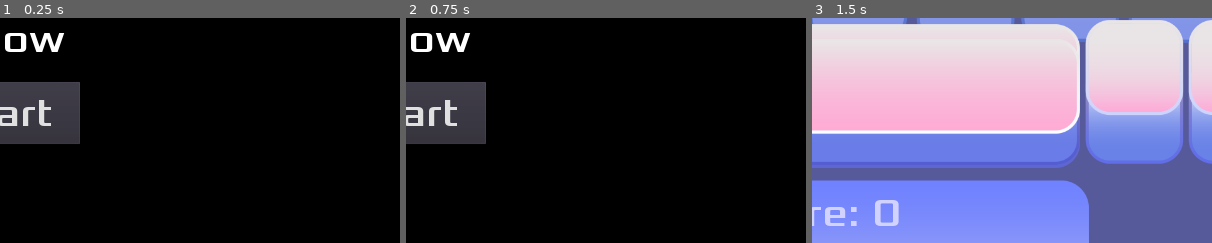
Above: before the commit, frames 1-3 (left to right).
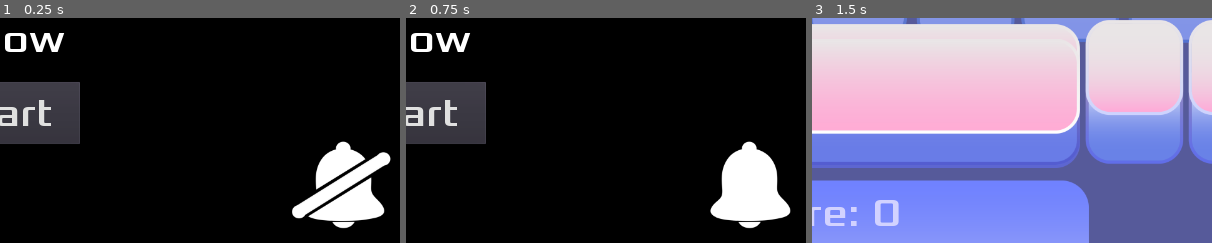
Above: after the commit, the same moments.

Repository: gameraccoon/ludum-dare-54-v2
Game: Godot game, scene res://Main.tscn
Same seed, same stepped clock (60 frames per second), same inputs: the game is played once before the commit and once after it.
Inputs (mouse positions are % of the whole screen's width and height, from its top left):
- Up to frame 1 (0.25 s): no input
- Up to frame 2 (0.75 s): click (93, 87) at 0.52 s
- Up to frame 3 (1.5 s): click "Start" at 1.25 s
The pictures show only the part of the screen within x 50-100%, y 50-100%; the shares and areas given below are measured in that part.

The runs differ from the first frame. In frame 1, 5.1% of the frame differs, in the area x 73-98%, y 54-94%; in frame 2, 4.8%; in frame 3, nothing differs.

Commit message:
Sound on/off button and pause

Diff:
--- a/HUD.gd
+++ b/HUD.gd
@@ -5,6 +5,7 @@
 func _ready():
 	$ColorRect/Animation.visible = Globals.game_is_completed
 	$ColorRect/Base.visible = !Globals.game_is_completed
+	$Paused.visible = false
 
 func show_message(text):
 	$ColorRect/Base/MessageLabel.text = text
@@ -49,17 +50,22 @@
 func _on_Sound_pressed():
 	var master_sound = AudioServer.get_bus_index("Master")
 	if not AudioServer.is_bus_mute(master_sound):
-		$Sound.text = "SOUND: OFF"
+		#$Sound.text = "SOUND: OFF"
+		$Sound/SoundOff.visible = false
+		$Sound/SoundOn.visible = true
 		AudioServer.set_bus_mute(master_sound, true)
 	else:
-		$Sound.text = "SOUND: ON"
+		#$Sound.text = "SOUND: ON"
+		$Sound/SoundOff.visible = true
+		$Sound/SoundOn.visible = false
 		AudioServer.set_bus_mute(master_sound, false)
-#
-#func _input(event):
-#	if event.is_action_released("pause"):
-#		if not get_node(GlobalVar.pathToGameOver).visible:
-#			get_tree().paused = !get_tree().paused
-#			visible = get_tree().paused
+
+func _input(event):
+	if event.is_action_released("pause"):
+		if Globals.game_is_started:
+			get_tree().paused = !get_tree().paused
+			visible = get_tree().paused
+			$Paused.visible = get_tree().paused
 
 
 func _on_PlayAgain_pressed():
--- a/HUD.tscn
+++ b/HUD.tscn
@@ -8,6 +8,8 @@
 [ext_resource path="res://art/buttons/button1.png" type="Texture" id=6]
 [ext_resource path="res://art/buttons/button2.png" type="Texture" id=7]
 [ext_resource path="res://art/buttons/button3.png" type="Texture" id=8]
+[ext_resource path="res://art/buttons/sound_off.png" type="Texture" id=9]
+[ext_resource path="res://art/buttons/sound_on.png" type="Texture" id=10]
 
 [sub_resource type="DynamicFont" id=1]
 size = 64
@@ -47,7 +49,18 @@
 size = 24
 font_data = ExtResource( 2 )
 
+[sub_resource type="StyleBoxEmpty" id=11]
+
+[sub_resource type="StyleBoxEmpty" id=12]
+
+[sub_resource type="StyleBoxEmpty" id=13]
+
+[sub_resource type="DynamicFont" id=10]
+size = 32
+font_data = ExtResource( 2 )
+
 [node name="HUD" type="CanvasLayer"]
+pause_mode = 2
 script = ExtResource( 1 )
 
 [node name="ColorRect" type="Node2D" parent="."]
@@ -88,6 +101,7 @@
 [node name="AnimatedSprite" type="AnimatedSprite" parent="ColorRect/Animation"]
 position = Vector2( 640, 360 )
 frames = SubResource( 6 )
+frame = 1
 speed_scale = 0.5
 playing = true
 
@@ -117,19 +131,43 @@
 align = 1
 
 [node name="Sound" type="Button" parent="."]
-visible = false
 anchor_left = 0.5
 anchor_top = 1.0
 anchor_right = 0.5
 anchor_bottom = 1.0
 margin_left = 455.0
-margin_top = -64.0
+margin_top = -188.0
 margin_right = 634.0
 margin_bottom = -6.0
+focus_mode = 0
 custom_fonts/font = SubResource( 5 )
+custom_styles/hover = SubResource( 11 )
+custom_styles/pressed = SubResource( 12 )
+custom_styles/normal = SubResource( 13 )
 shortcut = SubResource( 4 )
-text = "SOUND: ON"
-icon_align = 1
+
+[node name="SoundOff" type="Sprite" parent="Sound"]
+position = Vector2( 93, 96 )
+texture = ExtResource( 9 )
+
+[node name="SoundOn" type="Sprite" parent="Sound"]
+visible = false
+position = Vector2( 93, 96 )
+texture = ExtResource( 10 )
+
+[node name="Paused" type="ColorRect" parent="."]
+visible = false
+anchor_right = 1.0
+anchor_bottom = 1.0
+color = Color( 1, 0.733333, 0.796078, 0.713726 )
+
+[node name="PausedText" type="RichTextLabel" parent="Paused"]
+margin_left = 7.0
+margin_top = 678.0
+margin_right = 377.0
+margin_bottom = 733.0
+custom_fonts/normal_font = SubResource( 10 )
+text = "Paused"
 
 [connection signal="pressed" from="ColorRect/Base/StartButton" to="." method="_on_StartButton_pressed"]
 [connection signal="pressed" from="ColorRect/Animation/PlayAgain" to="." method="_on_PlayAgain_pressed"]
--- a/Main.gd
+++ b/Main.gd
@@ -221,6 +221,7 @@
 	$DeathSound.play()
 	$RandomFingerTimer.stop()
 	$DelayTimer.start()
+	Globals.game_is_started = false
 
 
 func new_game():
@@ -236,6 +237,7 @@
 	$YSort/Player.is_dead = false
 	$Music.play()
 	$MusicMainMenu.stop()
+	Globals.game_is_started = true
 
 	if OS.is_debug_build() and current_pattern_idx > -1 and current_pattern_idx < PATTERNS.size():
 		print("Playing pattern: ", PATTERNS[current_pattern_idx]["name"])
--- a/scripts/Globals.gd
+++ b/scripts/Globals.gd
@@ -4,3 +4,5 @@
 var space_offset = 34
 
 var game_is_completed = false
+
+var game_is_started = false
Not shown: 1 places in HUD.tscn that only renumber resources
Binary file added: art/buttons/sound_off.png
Not shown, added: art/buttons/sound_off.png.import
Binary file added: art/buttons/sound_on.png
Not shown, added: art/buttons/sound_on.png.import
